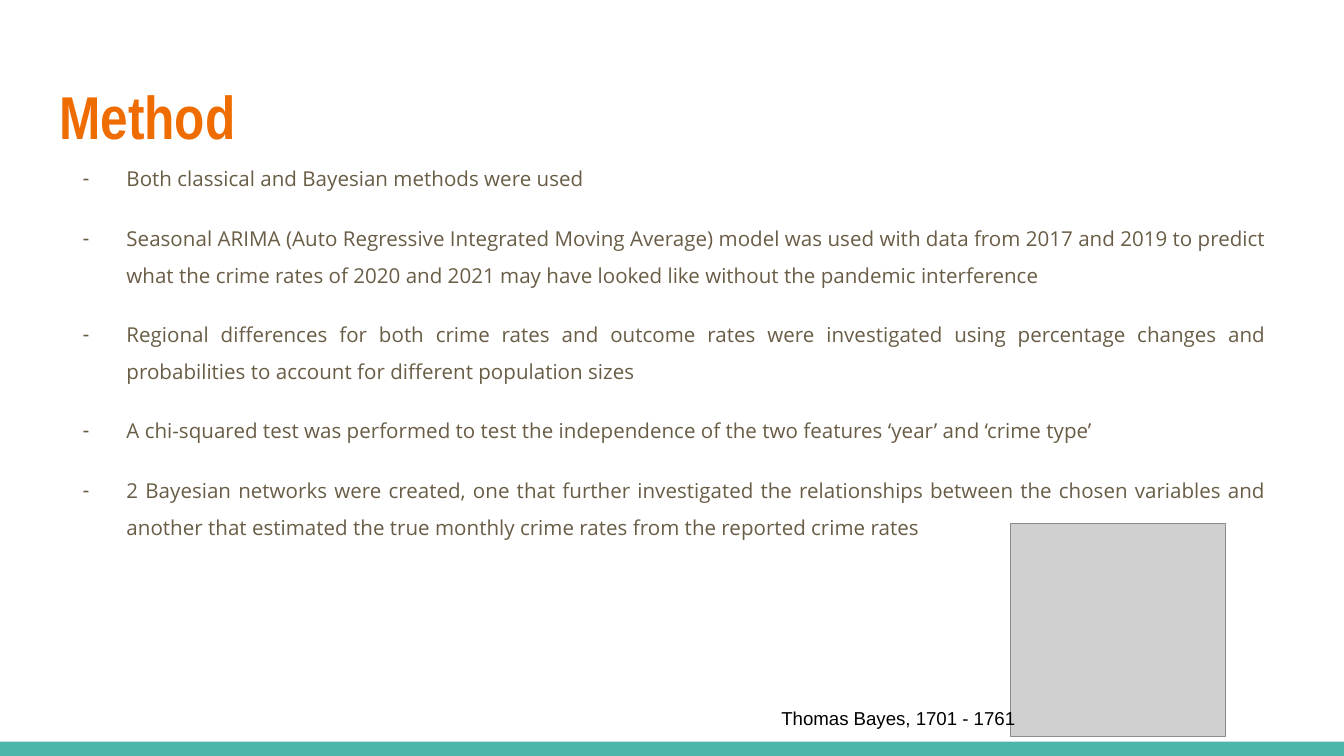
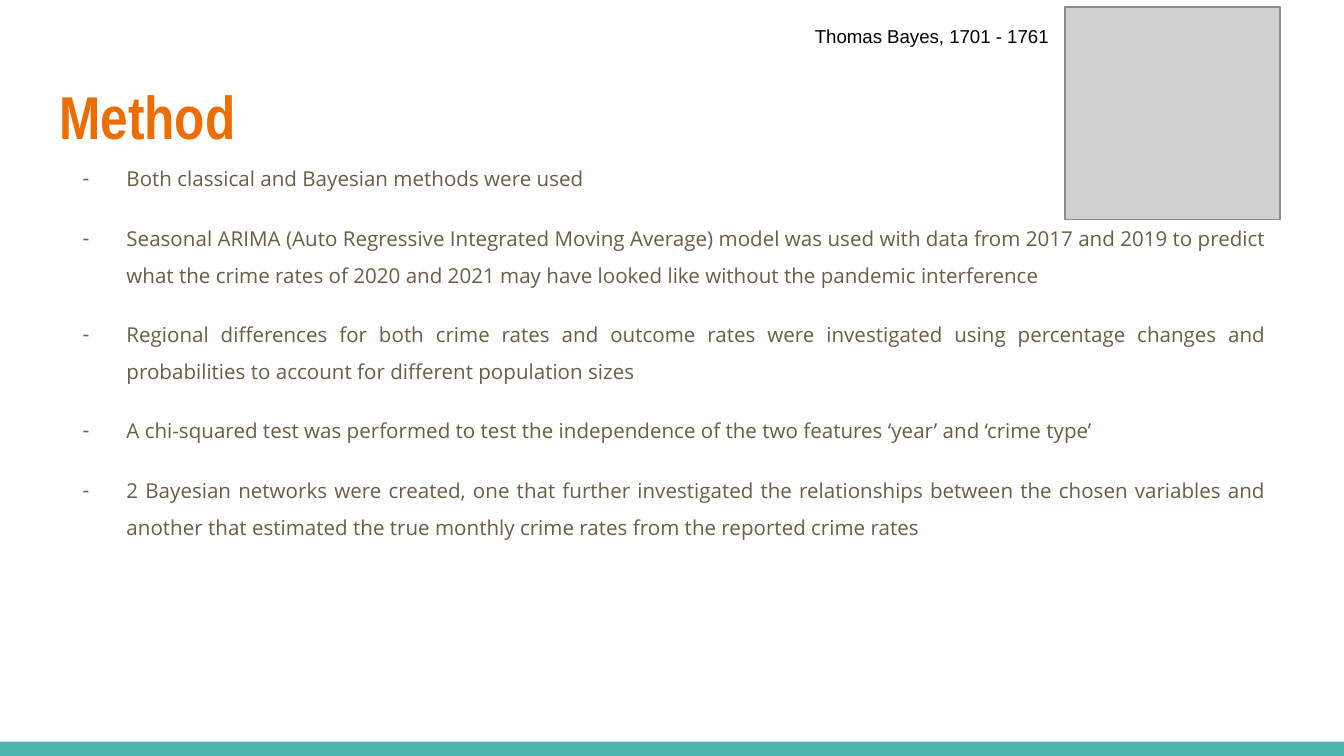
Before and after one commit to elliot-linsey/QMUL, a slide deck: slide 6 of EOY Project/Presentation.pptx. Drawn at 1344x756 pixels with LibreOffice and Linux fonts; fonts in the diff are those of the drawing; grey boxes stand for pictures. Boxes give left, top, right and bottom in pixels: in the first picture for what was removed or moved away, otherwise in the second. Text is boxed around its words. In the diff, an @@ line names an element or a change of style, - is before the commit and + after.

```diff
--- a/EOY Project/Presentation.pptx
+++ b/EOY Project/Presentation.pptx
@@ text "Thomas Bayes, 1701 - 1761": place and size @@
-text "Thomas Bayes, 1701 - 1761" at <box>781,711,1015,730</box>
+text "Thomas Bayes, 1701 - 1761" at <box>815,29,1048,47</box>
@@ picture: place and size @@
-picture at <box>1011,524,1226,737</box>
+picture at <box>1064,7,1279,219</box>
```
Also in this commit, not shown: 4 other slides changed, 1 slide added, 25 other files.
